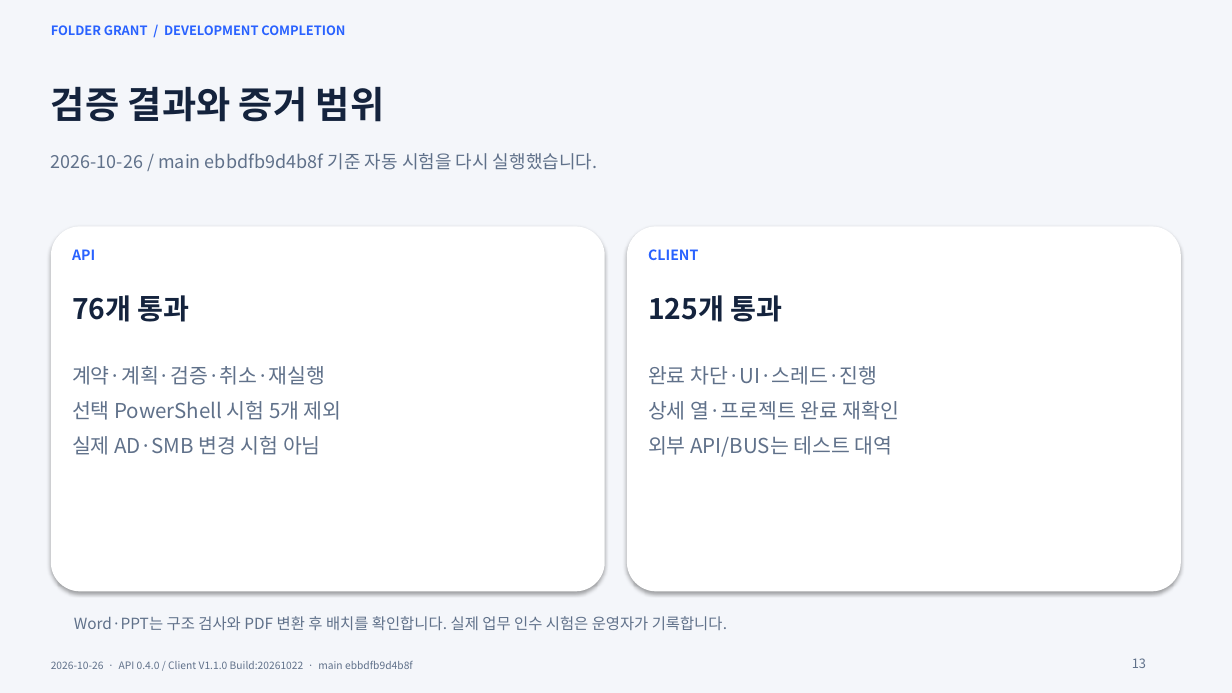
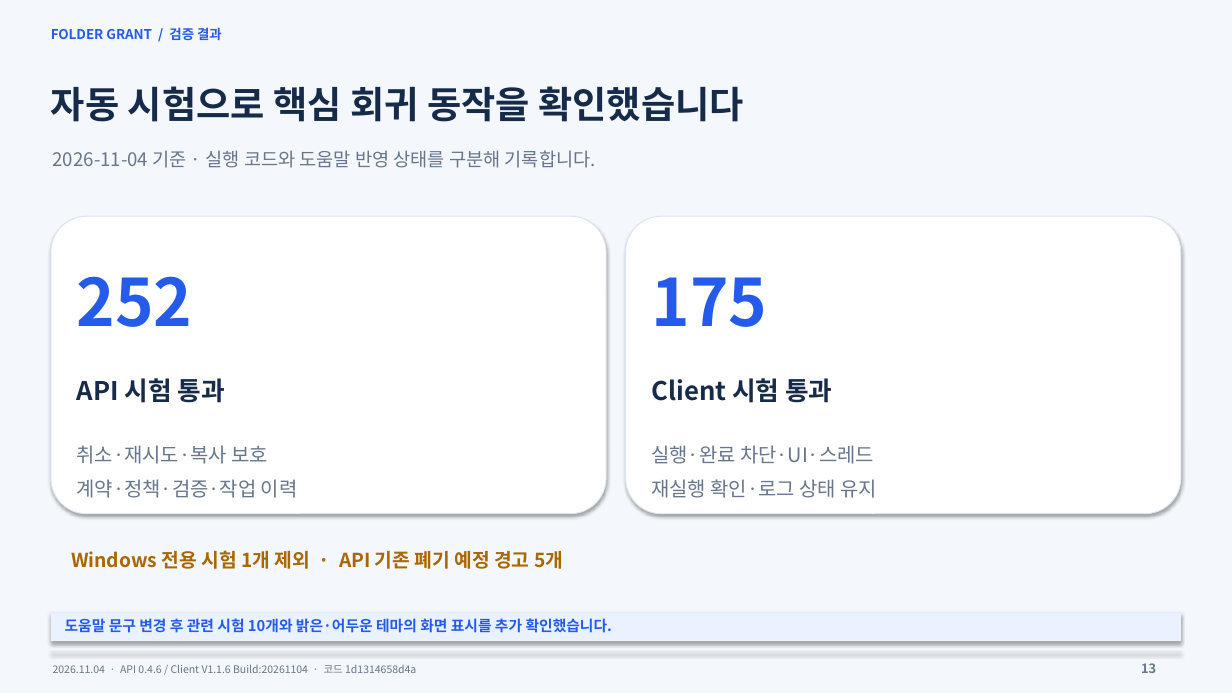
Before and after one commit to Corggi-Kim/Folder-Grant-Tool, a slide deck: slide 13 of docs/Folder_Grant_개발완료_보고서.pptx. Drawn at 1232x693 pixels with LibreOffice and Linux fonts; fonts in the diff are those of the drawing. Boxes give left, top, right and bottom in pixels: in the first picture for what was removed or moved away, otherwise in the second. Text is boxed around its words. In the diff, an @@ line names an element or a change of style, - is before the commit and + after.

Commit message:
Refresh maintenance manuals and development completion report

```diff
--- a/docs/Folder_Grant_개발완료_보고서.pptx
+++ b/docs/Folder_Grant_개발완료_보고서.pptx
@@ background #F4F6FA to #F4F7FB @@
@@ text at [51, 27, 222, 40]: text changed; size 10 to 10.5 pt; text colour #2962FF to #245BEA @@
-FOLDER GRANT / DEVELOPMENT COMPLETION
+FOLDER GRANT / 검증 결과
@@ text at [51, 86, 743, 122]: text changed; text colour #14233D to #162B49 @@
-검증 결과와 증거 범위
+자동 시험으로 핵심 회귀 동작을 확인했습니다
@@ text at [53, 150, 596, 168]: text changed; size 14 to 14.5 pt; text colour #60718A to #66768C @@
-2026-10-26 / main ebbdfb9d4b8f 기준 자동 시험을 다시 실행했습니다.
+2026-11-04 기준 · 실행 코드와 도움말 반영 상태를 구분해 기록합니다.
@@ rounded rectangle: place and size @@
-rounded rectangle at [51, 226, 605, 592]
+rounded rectangle at [51, 216, 606, 514]
@@ rounded rectangle at [51, 216, 606, 514]: outline none to #DCE5F1 0.75 pt; proportions changed @@
@@ rounded rectangle at [626, 216, 1181, 514]: outline none to #DCE5F1 0.75 pt; proportions changed @@
@@ rounded rectangle: place and size @@
-rounded rectangle at [628, 226, 1182, 592]
+rounded rectangle at [626, 216, 1181, 514]
@@ text removed at [72, 249, 95, 260] @@
-API
@@ text removed at [648, 249, 698, 260] @@
-CLIENT
@@ text at [77, 276, 193, 327]: text changed; size 22 to 51 pt; text colour #14233D to #245BEA @@
-76개 통과
+252
@@ text at [651, 277, 767, 327]: text changed; size 22 to 51 pt; text colour #14233D to #245BEA @@
-125개 통과
+175
@@ text at [77, 378, 225, 403]: text changed; size 16 to 20 pt; text colour #60718A to #162B49; bold on @@
-계약·계획·검증·취소·재실행
-선택 PowerShell 시험 5개 제외
-실제 AD·SMB 변경 시험 아님
+API 시험 통과
@@ text added at [651, 378, 832, 403], 20 pt, text #162B49, bold @@
+Client 시험 통과
@@ text added at [77, 445, 298, 498], 15.5 pt, text #66768C @@
+취소·재시도·복사 보호
+계약·정책·검증·작업 이력
@@ text at [651, 445, 877, 498]: text changed; size 16 to 15.5 pt; text colour #60718A to #66768C @@
-완료 차단·UI·스레드·진행
-상세 열·프로젝트 완료 재확인
-외부 API/BUS는 테스트 대역
+실행·완료 차단·UI·스레드
+재실행 확인·로그 상태 유지
@@ text added at [71, 550, 563, 569], 15 pt, text #A96700, bold @@
+Windows 전용 시험 1개 제외 · API 기존 폐기 예정 경고 5개
@@ rectangle added at [51, 613, 1181, 641], fill #EAF1FF @@
@@ text at [65, 618, 612, 633]: text changed; size 12 to 11.5 pt; text colour #60718A to #245BEA; bold on @@
-Word·PPT는 구조 검사와 PDF 변환 후 배치를 확인합니다. 실제 업무 인수 시험은 운영자가 기록합니다.
+도움말 문구 변경 후 관련 시험 10개와 밝은·어두운 테마의 화면 표시를 추가 확인했습니다.
@@ rectangle added at [51, 652, 1181, 653], fill #DCE5F1 @@
@@ text "13": place and size @@
-text "13" at [1132, 658, 1146, 668]
+text "13" at [1141, 663, 1156, 673]
@@ text "13" at [1141, 663, 1156, 673]: text colour #60718A to #66768C, bold on; line spacing 1 to 1.12; less space between paragraphs @@
@@ text at [53, 664, 416, 673]: text changed; size 8 to 8.2 pt; text colour #60718A to #66768C @@
-2026-10-26 · API 0.4.0 / Client V1.1.0 Build:20261022 · main ebbdfb9d4b8f
+2026.11.04 · API 0.4.6 / Client V1.1.6 Build:20261104 · 코드 1d1314658d4a
```
Also in this commit, not shown: 6 other slides changed, 11 slides added, 11 slides removed, 2 other files.
